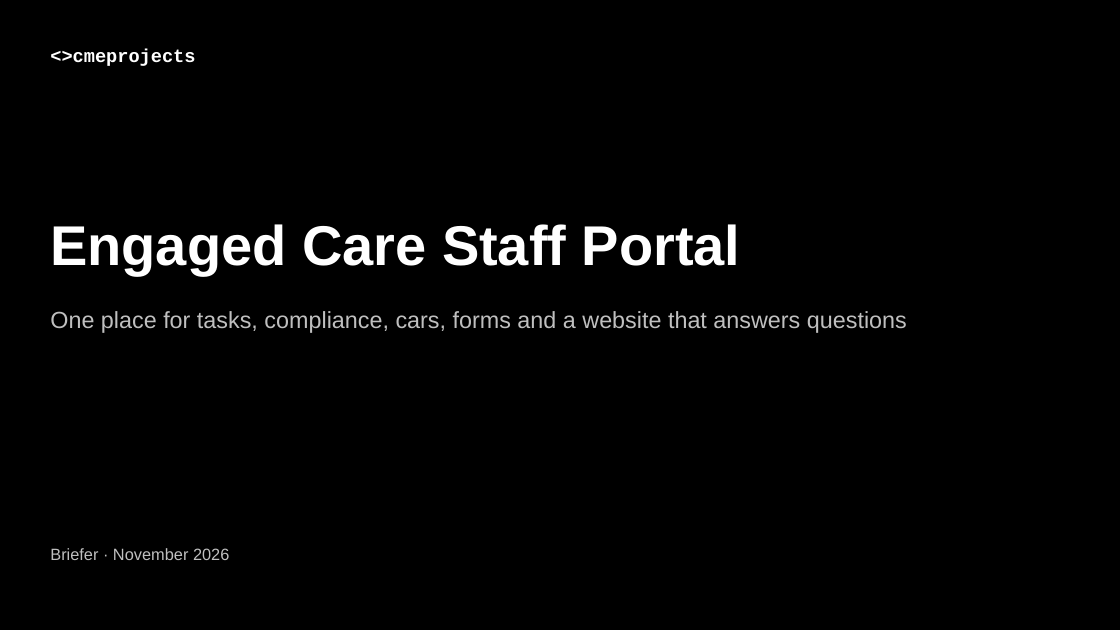
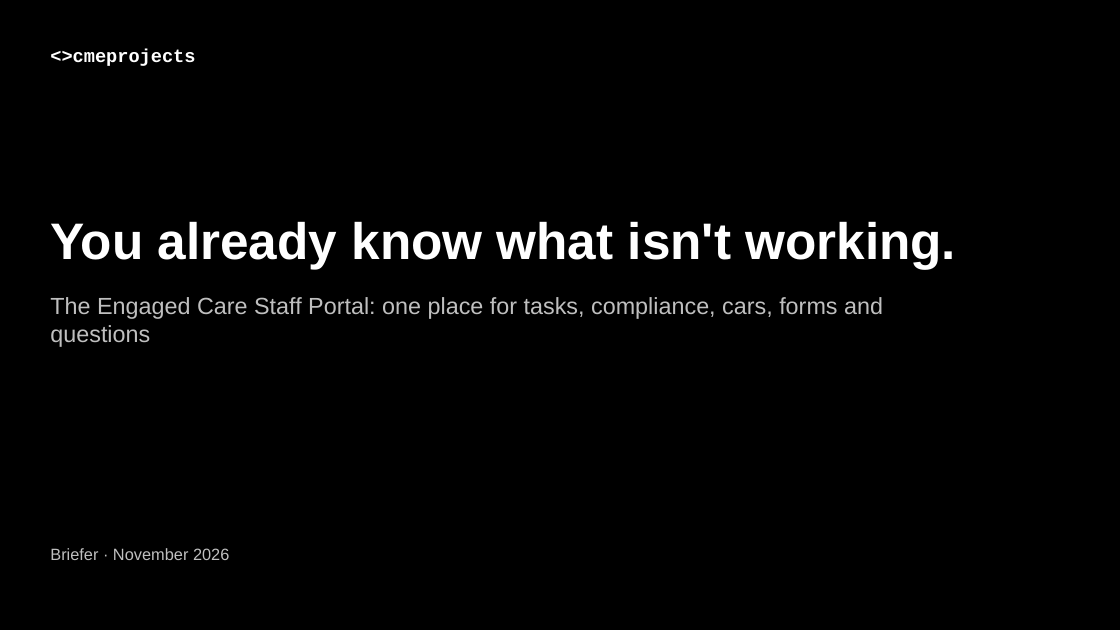
Before and after one commit to cmeprojects/portal, a slide deck: slide 1 of docs/deliverables/04 Briefer - Staff Portal overview.pptx. Drawn at 1120x630 pixels with LibreOffice and Linux fonts; fonts in the diff are those of the drawing. Boxes give left, top, right and bottom in pixels: in the first picture for what was removed or moved away, otherwise in the second. Text is boxed around its words. In the diff, an @@ line names an element or a change of style, - is before the commit and + after.

```diff
--- a/docs/deliverables/04 Briefer - Staff Portal overview.pptx
+++ b/docs/deliverables/04 Briefer - Staff Portal overview.pptx
@@ text at (x1=50, y1=221, x2=956, y2=269): text changed; size 48 to 44 pt @@
-Engaged Care Staff Portal
+You already know what isn't working.
@@ text at (x1=50, y1=297, x2=883, y2=347): text changed @@
-One place for tasks, compliance, cars, forms and a website that answers questions
+The Engaged Care Staff Portal: one place for tasks, compliance, cars, forms and questions
```
Also in this commit, not shown: 4 other slides changed, 8 slides added, 4 slides removed, 6 other files.
